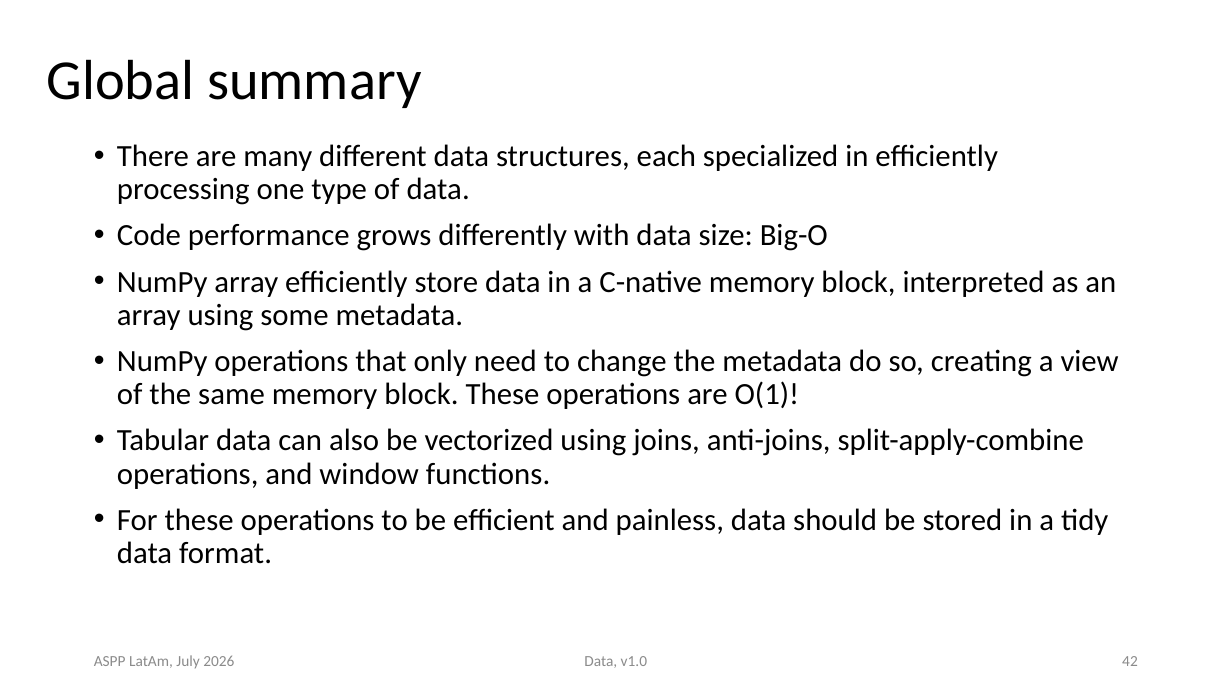
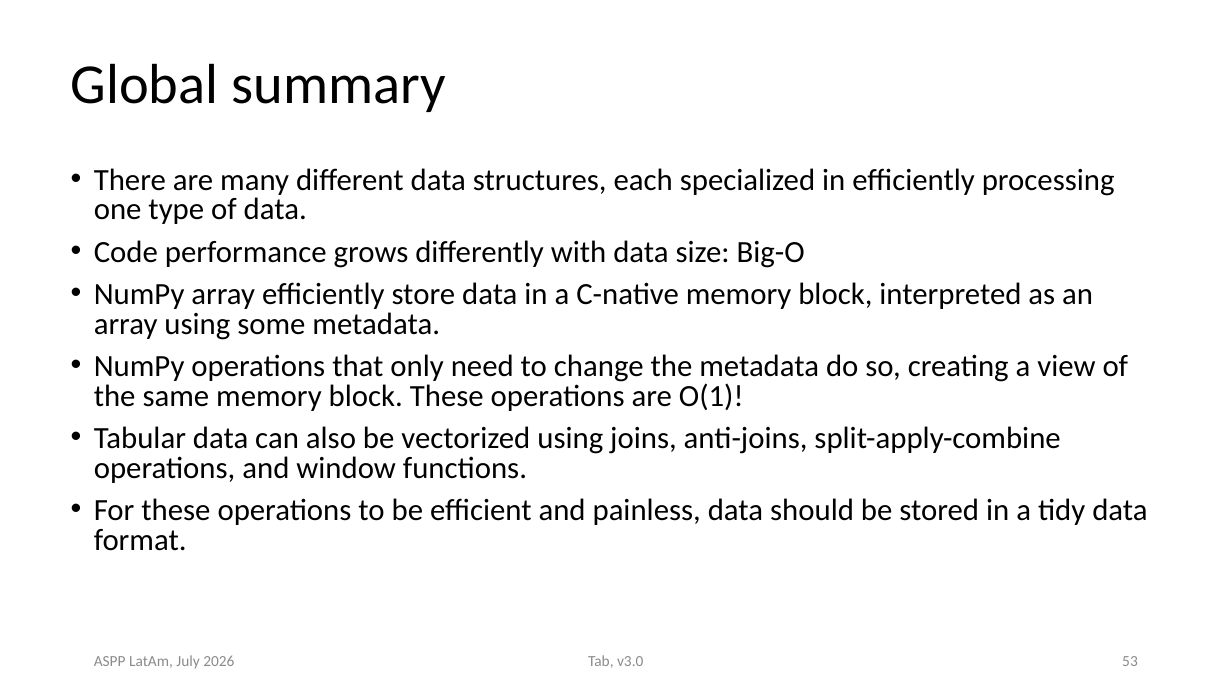
Before and after one commit to ASPP/data_class, a slide deck: slide 53 of tabular_data.pptx (slide 42 before the commit). Drawn at 1232x693 pixels with LibreOffice and Linux fonts; fonts in the diff are those of the drawing. Boxes give left, top, right and bottom in pixels: in the first picture for what was removed or moved away, otherwise in the second. Text is boxed around its words. In the diff, an @@ line names an element or a change of style, - is before the commit and + after.

Commit message:
powerpoint and exercises tabular complete

```diff
--- a/tabular_data.pptx
+++ b/tabular_data.pptx
@@ title "Global summary": place and size @@
-title "Global summary" at [47,59,421,108]
+title "Global summary" at [71,63,445,112]
@@ text "There are many different data ...": place and size @@
-text "There are many different data ..." at [117,144,1119,564]
+text "There are many different data ..." at [94,168,1147,551]
@@ text "There are many different data ..." at [94,168,1147,551]: line spacing 0.9 to 0.8 @@
@@ text at [588,655,643,668]: text changed @@
-Data, v1.0
+Tab, v3.0
@@ page number at [1122,656,1138,666]: text changed @@
-42
+53
```
Also in this commit, not shown: 66 other slides changed, 17 slides added, 3 slides removed, 21 other files.
